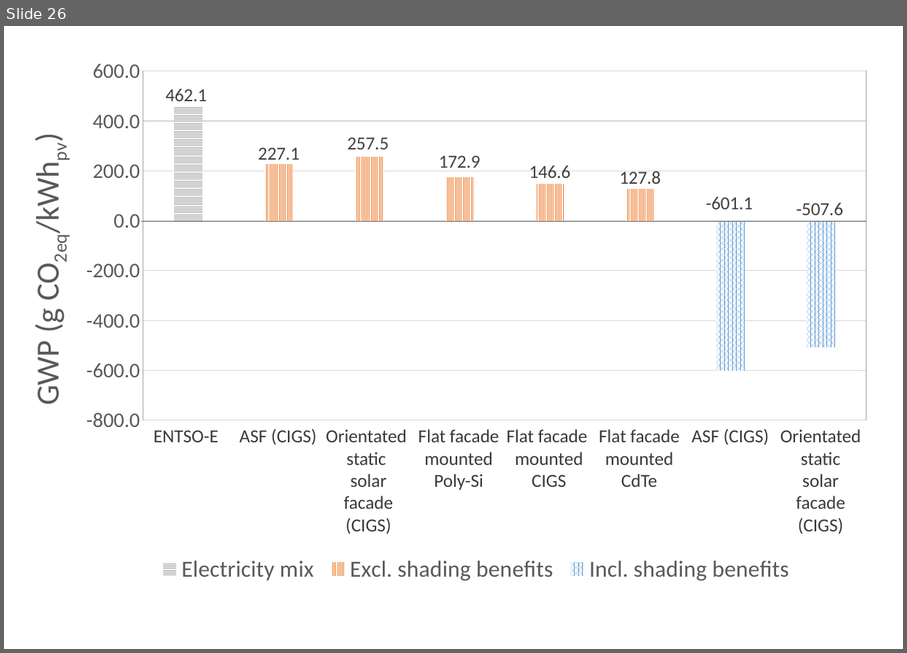
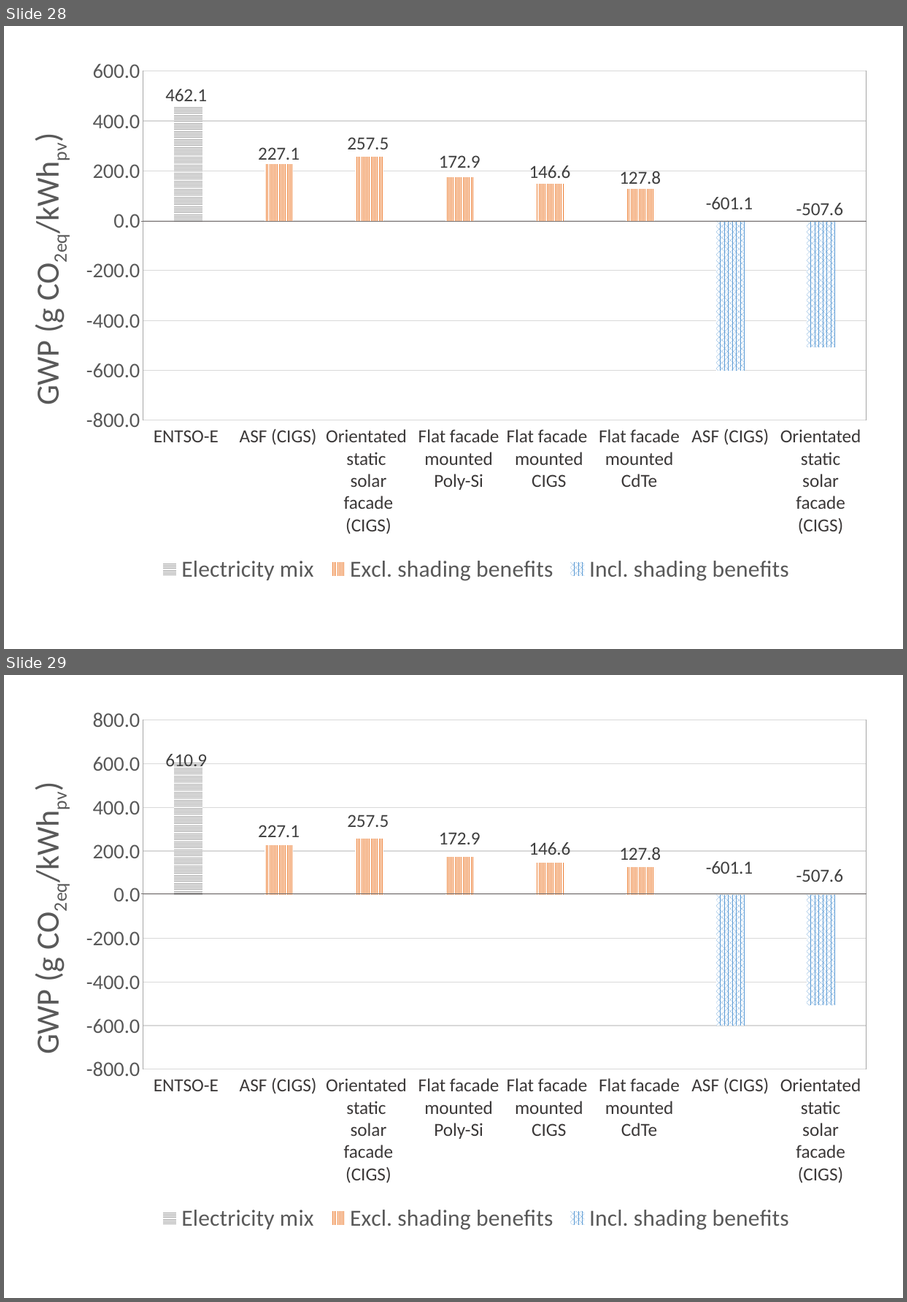
Before and after one commit to architecture-building-systems/LCA_Paper, a slide deck: elsarticle/Images/Thesis charts.pptx. Shown one above the other, each under a label of ours: slide 26 before the commit, slides 28 and 29 after it. The pictures are 907x653 and 907x1302 pixels, drawn with LibreOffice and Linux fonts; fonts in the diff are those of the drawing. Boxes give left, top, right and bottom in pixels: in the first picture for what was removed or moved away, otherwise in the second. Text is boxed around its words. In the diff, an @@ line names an element or a change of style, - is before the commit and + after.

```diff
--- a/elsarticle/Images/Thesis charts.pptx
+++ b/elsarticle/Images/Thesis charts.pptx
@@ slide 29 added at <box>4,675,903,1298</box>, background #FFFFFF @@
@@ column stacked chart added at <box>24,706,883,1241</box> @@
+categories: 1, 2, 3, 4, 5, 6, 7, 8
+Electricity mix: 610.9, -, -, -, -, -, -, -
+Excl. shading benefits: -, 227.1, 257.5, 172.9, 146.6, 127.8, -, -
+Incl. shading benefits: -, -, -, -, -, -, -601.1, -507.6
@@ line added from (142, 893) to (868, 893), #767171 0.5 pt @@
@@ text added at <box>154,1079,219,1091</box>, 16 pt, text #3B3838 @@
+ENTSO-E
@@ text added at <box>240,1077,317,1094</box>, 16 pt, text #3B3838 @@
+ASF (CIGS)
@@ text added at <box>326,1078,407,1183</box>, 16 pt, text #3B3838 @@
+Orientated
+static
+solar facade (CIGS)
@@ text added at <box>419,1078,500,1139</box>, 16 pt, text #3B3838 @@
+Flat facade mounted Poly-Si
@@ text added at <box>507,1078,588,1136</box>, 16 pt, text #3B3838 @@
+Flat facade mounted
+CIGS
@@ text added at <box>599,1078,680,1136</box>, 16 pt, text #3B3838 @@
+Flat facade mounted CdTe
@@ text added at <box>692,1078,770,1093</box>, 16 pt, text #3B3838 @@
+ASF (CIGS)
@@ text added at <box>781,1078,862,1182</box>, 16 pt, text #3B3838 @@
+Orientated static
+solar facade (CIGS)
@@ what was slide 26 is now slide 28 @@
```
Also in this commit, not shown: 1 slide changed, 4 other slides added, 12 other files.
